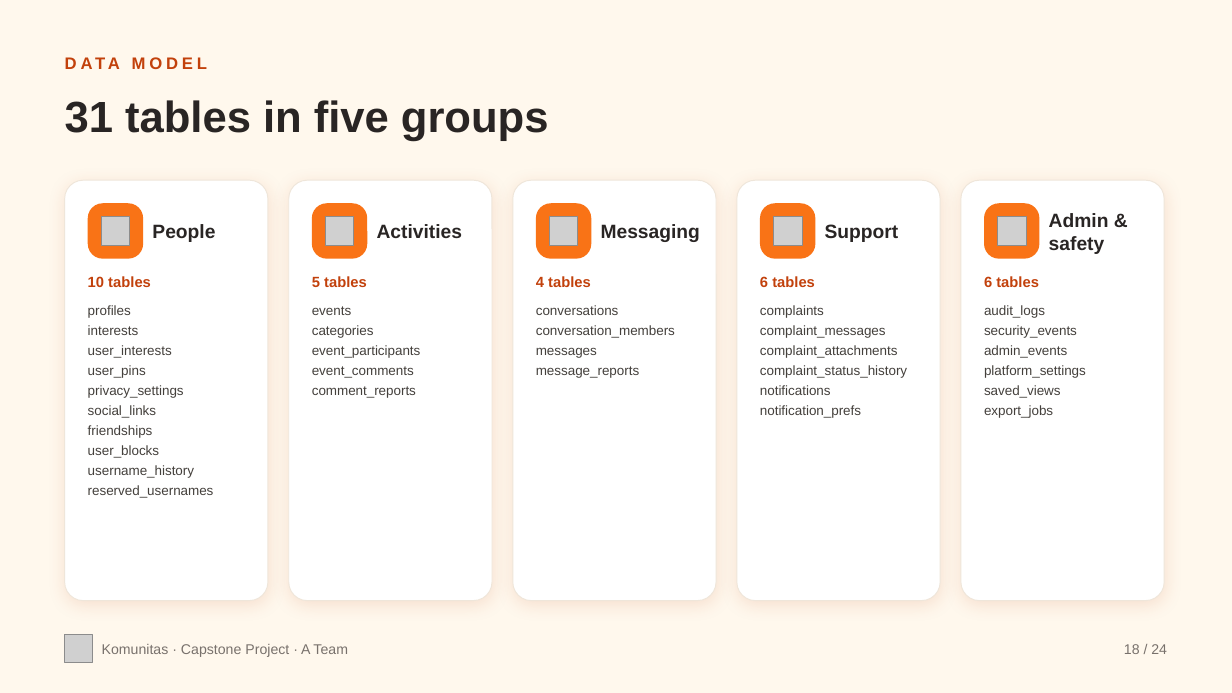
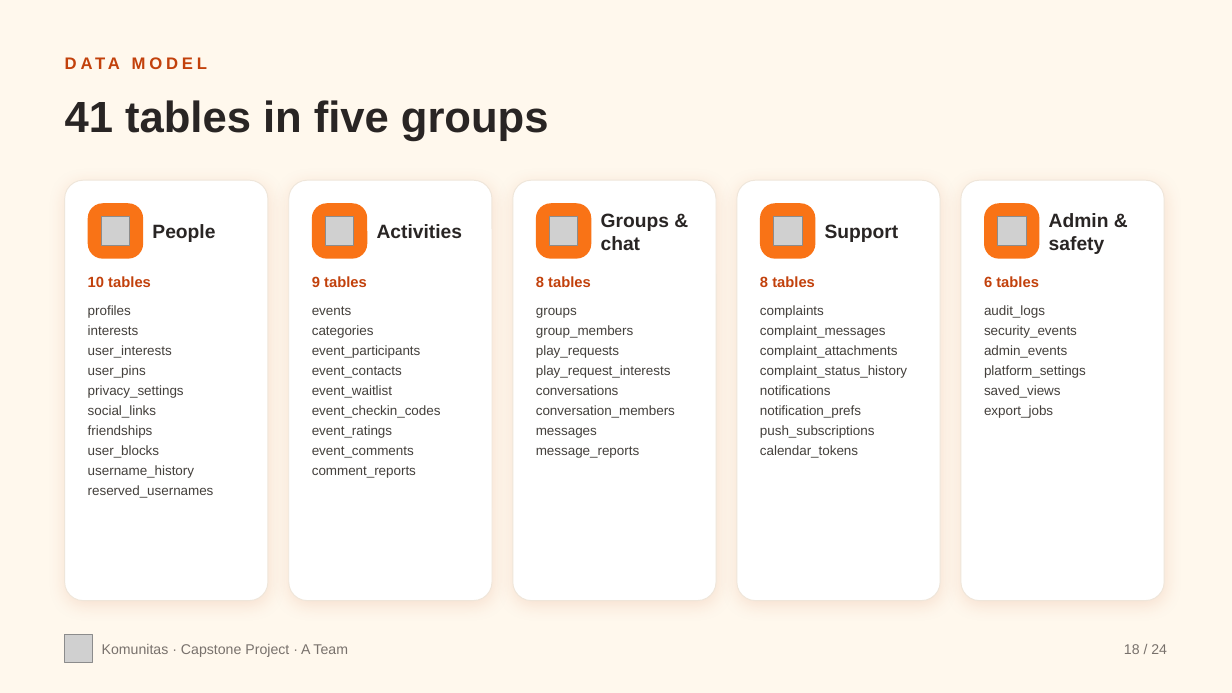
Before and after one commit to NebsPutra/Capstone-Dummy, a slide deck: slide 18 of flyer/komunitas-project-deck.pptx. Drawn at 1232x693 pixels with LibreOffice and Linux fonts; fonts in the diff are those of the drawing; grey boxes stand for pictures. Boxes give left, top, right and bottom in pixels: in the first picture for what was removed or moved away, otherwise in the second. Text is boxed around its words. In the diff, an @@ line names an element or a change of style, - is before the commit and + after.

```diff
--- a/flyer/komunitas-project-deck.pptx
+++ b/flyer/komunitas-project-deck.pptx
@@ text at (65, 100, 549, 141): text changed @@
-31 tables in five groups
+41 tables in five groups
@@ text at (601, 213, 669, 250): text changed @@
-Messaging
+Groups & chat
@@ text at (312, 275, 367, 290): text changed @@
-5 tables
+9 tables
@@ text at (536, 275, 591, 290): text changed @@
-4 tables
+8 tables
@@ text at (536, 307, 671, 378): paragraphs added @@
+groups
+group_members
+play_requests
+play_request_interests
@@ text at (312, 366, 441, 438): paragraphs added @@
+event_contacts
+event_waitlist
+event_checkin_codes
+event_ratings
@@ text at (760, 425, 875, 458): paragraphs added @@
+push_subscriptions
+calendar_tokens
```
Also in this commit, not shown: 6 other slides changed, 3 other files.
